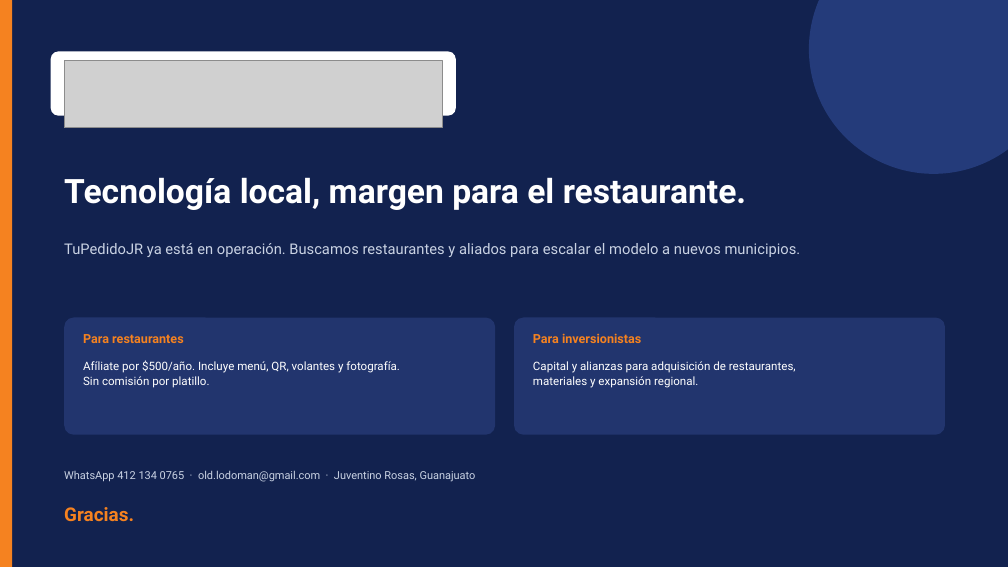
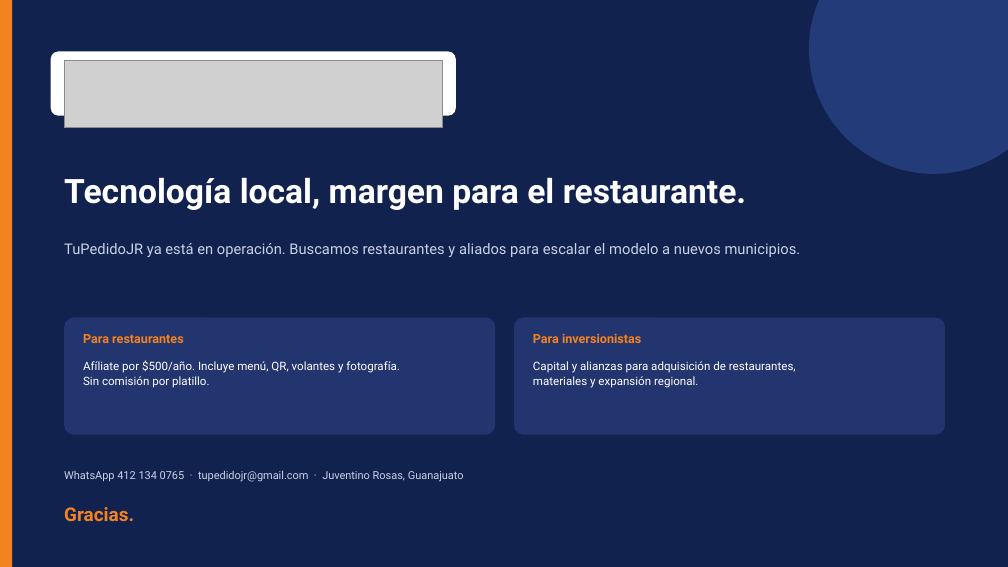
Before and after one commit to Lodoman-old/TuPedidoJR, a slide deck: slide 20 of docs/presentacion/TuPedidoJR_Propuesta_2026.pptx. Drawn at 1008x567 pixels with LibreOffice and Linux fonts; fonts in the diff are those of the drawing; grey boxes stand for pictures. Boxes give left, top, right and bottom in pixels: in the first picture for what was removed or moved away, otherwise in the second. Text is boxed around its words. In the diff, an @@ line names an element or a change of style, - is before the commit and + after.

```diff
--- a/docs/presentacion/TuPedidoJR_Propuesta_2026.pptx
+++ b/docs/presentacion/TuPedidoJR_Propuesta_2026.pptx
@@ text at [64, 470, 464, 482]: text changed @@
-WhatsApp 412 134 0765 · old.lodoman@gmail.com · Juventino Rosas, Guanajuato
+WhatsApp 412 134 0765 · tupedidojr@gmail.com · Juventino Rosas, Guanajuato
```
Also in this commit, not shown: 28 other files.
